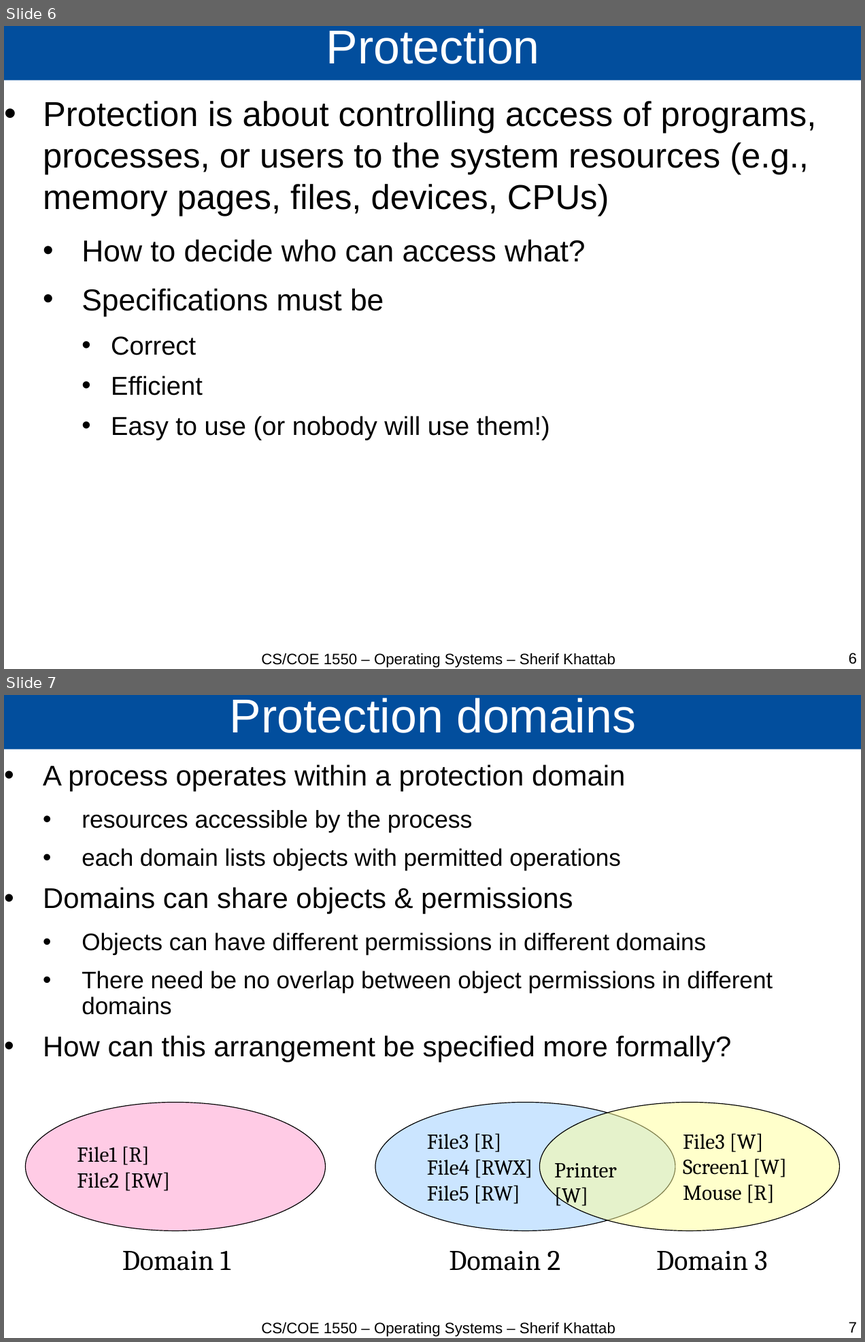
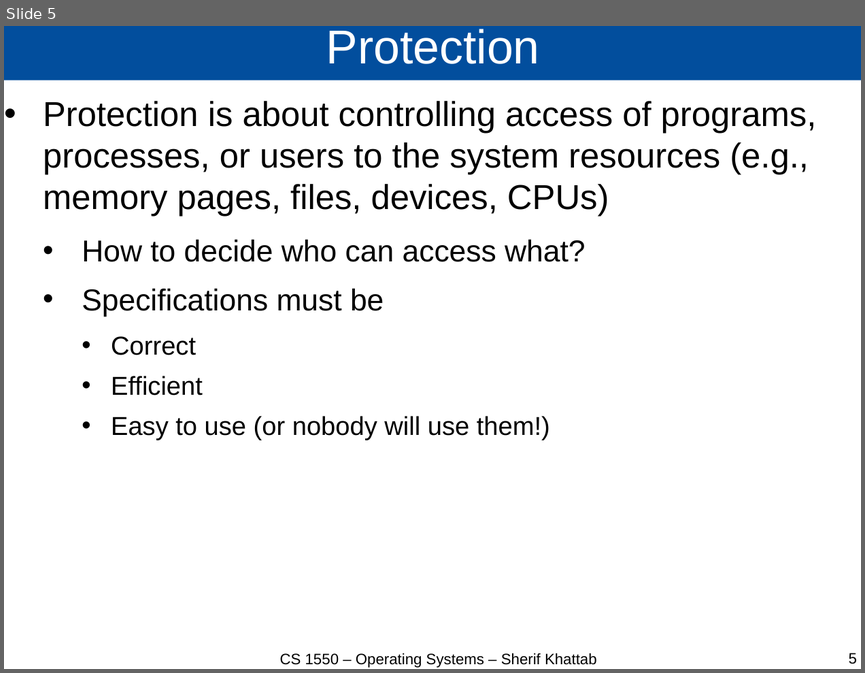
Before and after one commit to cs1550-2224/cs1550-code-handouts, a slide deck: DraftSlides/Lecture26.pptx. Shown one above the other, each under a label of ours: slides 6 and 7 before the commit, slide 5 after it. The pictures are 865x1342 and 865x673 pixels, drawn with LibreOffice and Linux fonts; fonts in the diff are those of the drawing. Boxes give left, top, right and bottom in pixels: in the first picture for what was removed or moved away, otherwise in the second. Text is boxed around its words. In the diff, an @@ line names an element or a change of style, - is before the commit and + after.

```diff
--- a/DraftSlides/Lecture26.pptx
+++ b/DraftSlides/Lecture26.pptx
@@ slide 7 removed at [4,695,861,1338], background #FFFFFF @@
@@ title removed at [4,695,861,749] @@
-Protection domains
@@ text removed at [43,764,772,1062] @@
-• A process operates within a protection domain
-  • resources accessible by the process
-  • each domain lists objects with permitted operations
-• Domains can share objects & permissions
-  • Objects can have different permissions in different domains
-  • There need be no overlap between object permissions in different domains
-• How can this arrangement be specified more formally?
@@ ellipse removed at [26,1102,326,1231] @@
-File1 [R]
-File2 [RW]
@@ ellipse removed at [376,1102,676,1231] @@
-File3 [R]
-File4 [RWX]
-File5 [RW]
@@ ellipse removed at [540,1102,840,1231] @@
@@ text removed at [683,1133,787,1203] @@
-File3 [W]
-Screen1 [W]
-Mouse [R]
@@ text removed at [554,1163,617,1208] @@
-Printer [W]
@@ text removed at [122,1251,230,1270] @@
-Domain 1
@@ text removed at [449,1251,561,1270] @@
-Domain 2
@@ text removed at [656,1251,767,1270] @@
-Domain 3
@@ text removed at [261,1322,615,1336] @@
-CS/COE 1550 – Operating Systems – Sherif Khattab
@@ page number removed at [849,1321,857,1332] @@
-7
@@ what was slide 6 is now slide 5 @@
@@ slide 5 changed as well @@
@@ text at [280,653,597,667]: text changed @@
-CS/COE 1550 – Operating Systems – Sherif Khattab
+CS 1550 – Operating Systems – Sherif Khattab
@@ page number at [849,652,857,664]: text changed @@
-6
+5
```
Also in this commit, not shown: 18 other slides changed, 42 slides added, 3 other slides removed, 3 other files.
